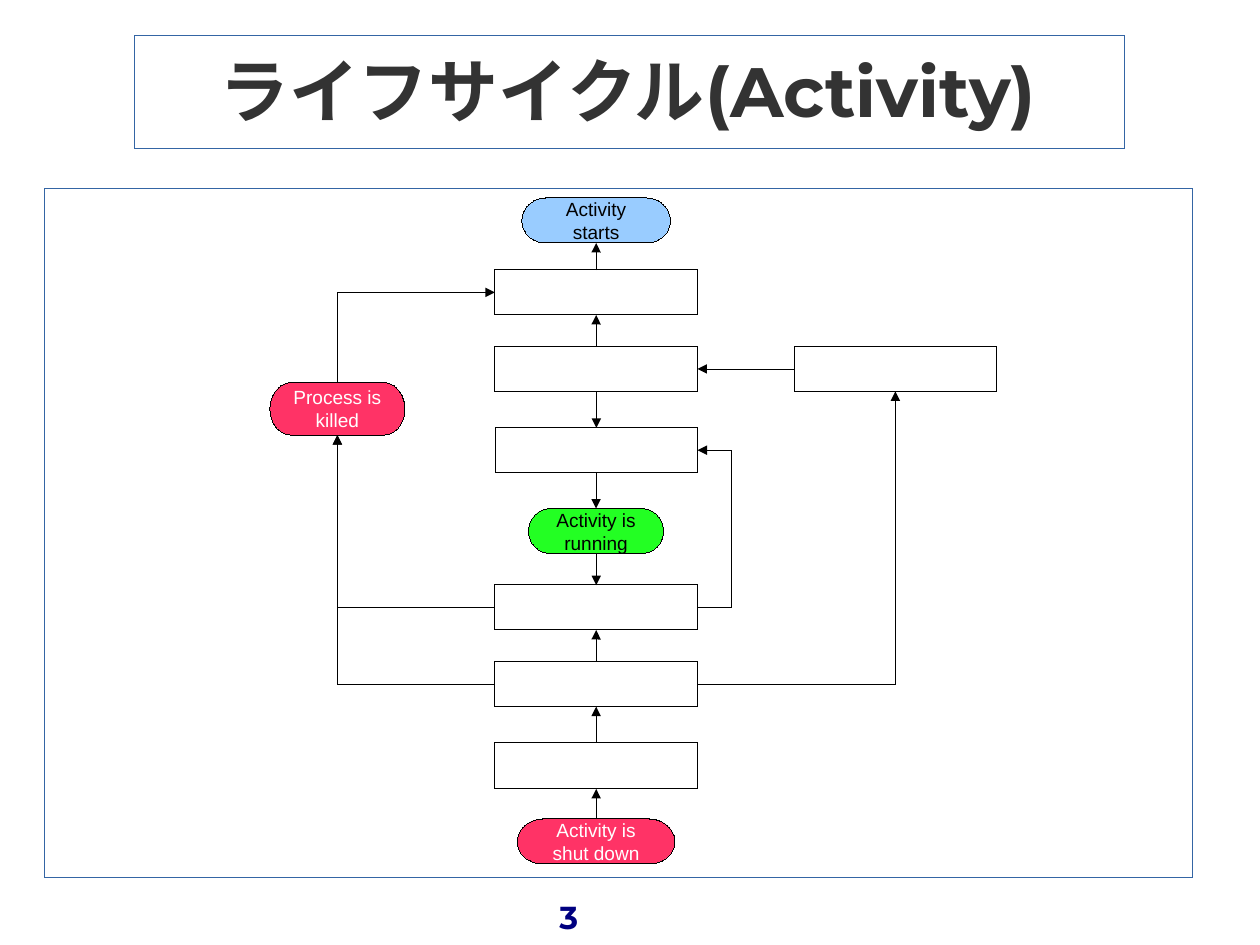
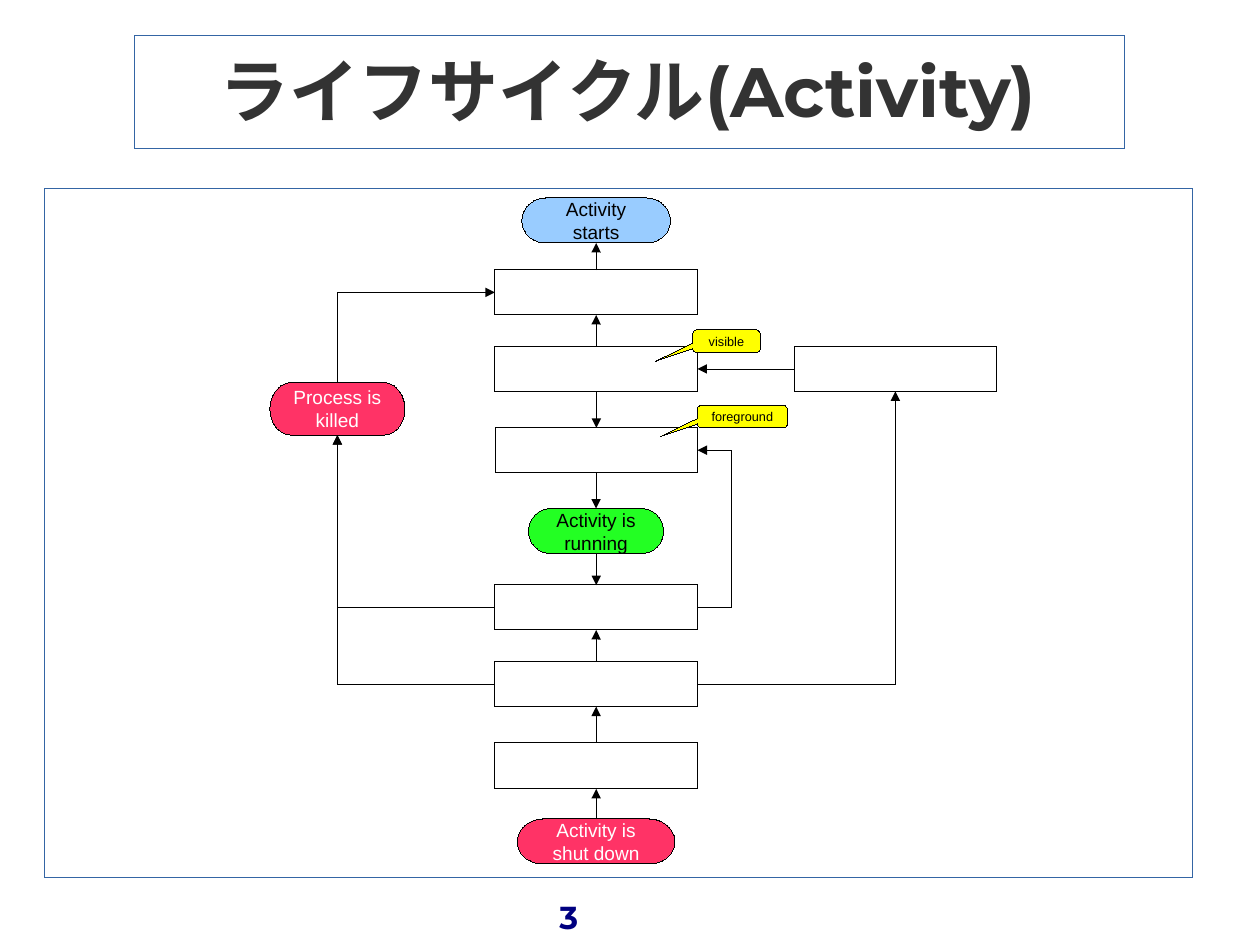
Before and after one commit to red13/presentations, a slide deck: slide 3 of android_20110226/activity.odp. Drawn at 1260x945 pixels with LibreOffice and Linux fonts; fonts in the diff are those of the drawing; background and template pictures are left out. Boxes give left, top, right and bottom in pixels: in the first picture for what was removed or moved away, otherwise in the second. Text is boxed around its words. In the diff, an @@ line names an element or a change of style, - is before the commit and + after.

```diff
--- a/android_20110226/activity.odp
+++ b/android_20110226/activity.odp
@@ rounded speech box added at bbox=[693, 330, 760, 353], fill #FFFF00, outline #000000 0 pt, 8 pt, text #000000 @@
+visible
@@ rounded speech box added at bbox=[697, 406, 788, 429], fill #FFFF00, outline #000000 0 pt, 8 pt, text #000000 @@
+foreground
```
Also in this commit, not shown: 1 other slide changed, 1 slide added, 1 other file.
